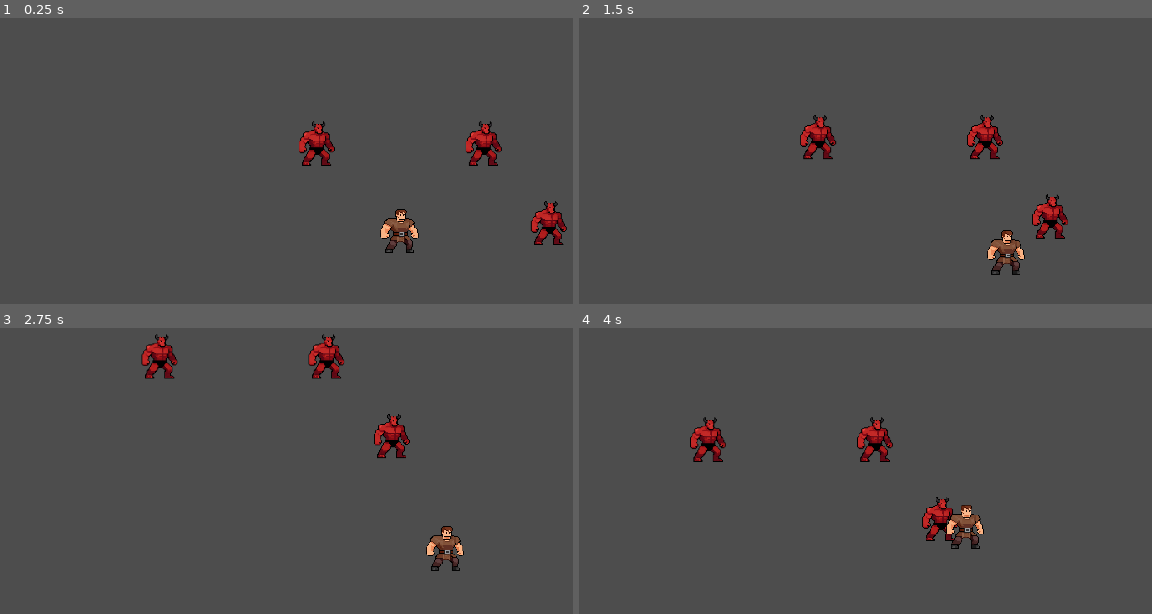
Above: before the commit, frames 1-4 (two rows, left to right).
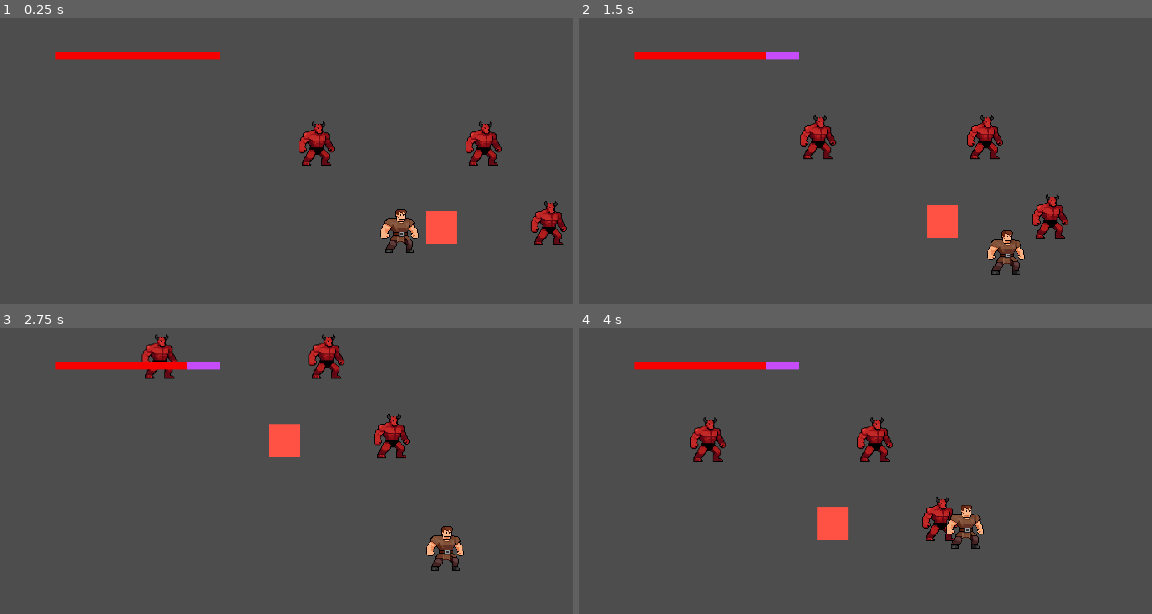
Above: after the commit, the same moments.

Repository: tonyrayf/9-GYMS-OF-INFERNO
Game: Godot game, scene res://scenes/Level1.tscn
Same seed, same stepped clock (60 frames per second), same inputs: the game is played once before the commit and once after it.
Inputs:
- Up to frame 1 (0.25 s): no input
- Up to frame 2 (1.5 s): tap Enter at 0.5 s; hold D (move_right) 0.53-1.28 s; hold S (move_down) from 1.28 s (still down)
- Up to frame 3 (2.75 s): release S (move_down) at 2.03 s; hold D (move_right) from 2.03 s (still down)
- Up to frame 4 (4 s): release D (move_right) at 2.78 s; hold W (move_up) 2.78-3.53 s; hold Left (move_left) from 3.53 s (still down)

The runs differ from the first frame. In frame 1, 1.4% of the frame differs, in the area x 9-80%, y 11-80%; in frame 2, 1.4%; in frame 3, 1.4%; in frame 4, 1.4%, in the area x 9-48%, y 11-75%.

Commit message:
added damage area, healthbar etc

Diff:
--- a/scenes/Level1.tscn
+++ b/scenes/Level1.tscn
@@ -1,6 +1,7 @@
 [gd_scene format=3 uid="uid://donakoc8kfgdr"]
 
 [ext_resource type="PackedScene" uid="uid://bdtpol41yul1o" path="res://scenes/player/player.tscn" id="1_6ovph"]
+[ext_resource type="PackedScene" uid="uid://cs6vf01j0yvhu" path="res://scenes/damage_hitbox.tscn" id="3_dw26h"]
 [ext_resource type="PackedScene" uid="uid://ixnf6jqlqi8n" path="res://scenes/enemy/enemy_regular.tscn" id="3_odhdn"]
 
 [node name="Level1" type="Node2D" unique_id=106251467]
@@ -16,3 +17,8 @@
 
 [node name="Player" parent="." unique_id=1281337577 instance=ExtResource("1_6ovph")]
 position = Vector2(4, 5)
+
+[node name="DamageHitbox" parent="." unique_id=340150669 instance=ExtResource("3_dw26h")]
+position = Vector2(148, -6)
+damage = 20.0
+attacker = 1
--- a/scenes/damage_hitbox.tscn
+++ b/scenes/damage_hitbox.tscn
@@ -1,8 +1,21 @@
 [gd_scene format=3 uid="uid://cs6vf01j0yvhu"]
 
 [ext_resource type="Script" uid="uid://b42n20yq4onro" path="res://scripts/damage_hitbox.gd" id="1_7jxbo"]
+[ext_resource type="Texture2D" uid="uid://b61sp5b4b1li0" path="res://assets/sprites/Pixel.png" id="2_k5f3k"]
+
+[sub_resource type="CircleShape2D" id="CircleShape2D_7jxbo"]
+radius = 56.0357
 
 [node name="DamageHitbox" type="Area2D" unique_id=340150669]
 script = ExtResource("1_7jxbo")
 
+[node name="CollisionShape2D" type="CollisionShape2D" parent="." unique_id=1536389325]
+shape = SubResource("CircleShape2D_7jxbo")
+
+[node name="Pixel" type="Sprite2D" parent="." unique_id=912840000]
+modulate = Color(1, 0.32156864, 0.26666668, 1)
+position = Vector2(-0.25, 1.4999981)
+scale = Vector2(106.5, 113)
+texture = ExtResource("2_k5f3k")
+
 [connection signal="body_entered" from="." to="." method="_on_body_entered"]
--- a/scenes/player/player.tscn
+++ b/scenes/player/player.tscn
@@ -3,12 +3,14 @@
 [ext_resource type="Script" uid="uid://px1lx8svw37x" path="res://scripts/player_script.gd" id="1_g2els"]
 [ext_resource type="Texture2D" uid="uid://480ifahfe6ln" path="res://assets/sprites/character.webp" id="2_g2els"]
 [ext_resource type="PackedScene" uid="uid://cl2hjnveuiyo1" path="res://scenes/main_camera.tscn" id="3_gmlin"]
+[ext_resource type="Texture2D" uid="uid://b61sp5b4b1li0" path="res://assets/sprites/Pixel.png" id="4_lvxji"]
 
 [sub_resource type="CircleShape2D" id="CircleShape2D_g2els"]
 radius = 45.01111
 
-[node name="Player" type="CharacterBody2D" unique_id=1281337577 groups=["player"]]
+[node name="Player" type="CharacterBody2D" unique_id=1281337577 node_paths=PackedStringArray("health_bar") groups=["player"]]
 script = ExtResource("1_g2els")
+health_bar = NodePath("CanvasLayer/TextureProgressBar")
 
 [node name="Sprite2D" type="Sprite2D" parent="." unique_id=1747581024]
 scale = Vector2(0.23910257, 0.23910257)
@@ -17,12 +19,20 @@
 [node name="CollisionShape2D" type="CollisionShape2D" parent="." unique_id=251935809]
 shape = SubResource("CircleShape2D_g2els")
 
-[node name="Camera" parent="." unique_id=197222917 instance=ExtResource("3_gmlin")]
-
 [node name="CanvasLayer" type="CanvasLayer" parent="." unique_id=106143462]
 
 [node name="TextureProgressBar" type="TextureProgressBar" parent="CanvasLayer" unique_id=728120266]
-offset_left = -1239.0
-offset_top = -669.0
-offset_right = -660.0
-offset_bottom = -588.0
+offset_left = 133.0
+offset_top = 110.0
+offset_right = 528.0
+offset_bottom = 129.0
+max_value = 1.0
+step = 0.01
+value = 1.0
+nine_patch_stretch = true
+texture_under = ExtResource("4_lvxji")
+texture_progress = ExtResource("4_lvxji")
+tint_under = Color(0.7756207, 0.29858285, 0.9748538, 1)
+tint_progress = Color(0.96862745, 0, 0, 1)
+
+[node name="Camera" parent="." unique_id=197222917 instance=ExtResource("3_gmlin")]
--- a/scripts/damage_hitbox.gd
+++ b/scripts/damage_hitbox.gd
@@ -1,14 +1,15 @@
 extends Area2D
 
 
-var damage : float
+@export var damage : float
 
 enum Attacker { PLAYER, ENEMY, ENV }
-var attacker : int
+@export_enum("PLAYER", "ENEMY", "ENV") var attacker : int
 
 
 func _on_body_entered(body: Node2D) -> void:
 	# Урон игроку
+	print(attacker)
 	if body.is_in_group("player") and attacker != Attacker.PLAYER:
 		body.deal_damage(damage)
 	# Урон врагам
--- a/scripts/player_script.gd
+++ b/scripts/player_script.gd
@@ -8,12 +8,13 @@
 @export var direction := last_direction
 
 @export_group("Vitals")
-@export var health : float = 100.0
+@export var max_health : float = 100.0
+@export var health : float = max_health
 @export var stamina : float = 50.0
 @export var ultimate_charge : float = 0.0
 
 # Разделение статов по массиву идет вот так - Stronger/Harder/Faster/Better
-@export_group("Stats (S/H/F/B)")
+@export_group("Stats")
 var punch_damage : float
 @export var punch_damage_shfb : Array = [50, 25, 10, 50]
 
@@ -28,6 +29,9 @@
 
 enum Mode { STRONGER, HARDER, FASTER, BETTER }
 @export var current_mode : int = Mode.STRONGER
+
+@export_group("References")
+@export var health_bar : Node
 
 
 func change_mode(mode: int) -> void:
@@ -52,8 +56,17 @@
 	health -= damage * take_damage_multi
 
 
+func _ready() -> void:
+	change_mode(Mode.STRONGER)
+
+
 func _process(delta: float) -> void:
 	z_index = global_position.y
+
+	print(health)
+
+	if health_bar:
+		health_bar.value = health / max_health
 
 
 func _physics_process(delta: float) -> void:
Binary file added: assets/sprites/Pixel.png
Not shown, added: assets/sprites/Pixel.png.import
